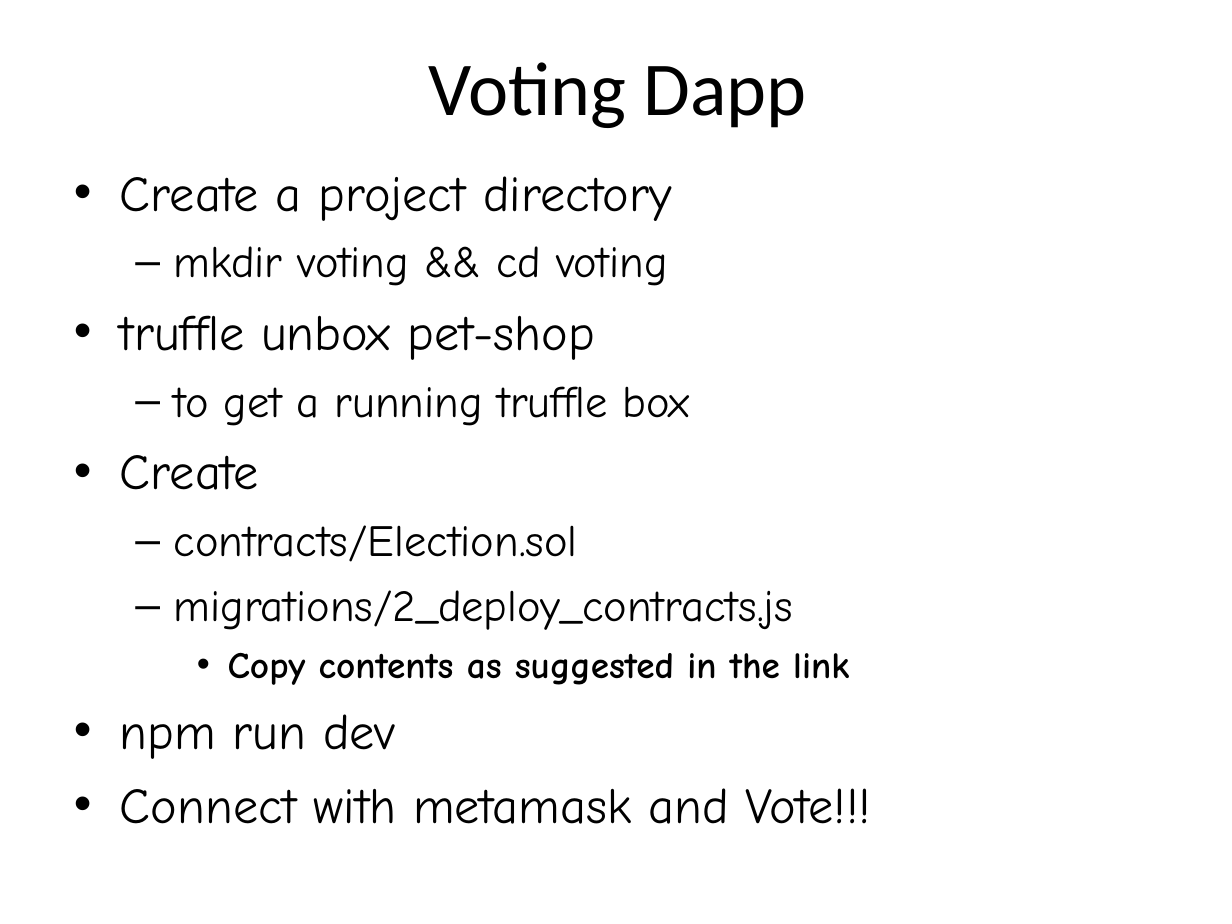
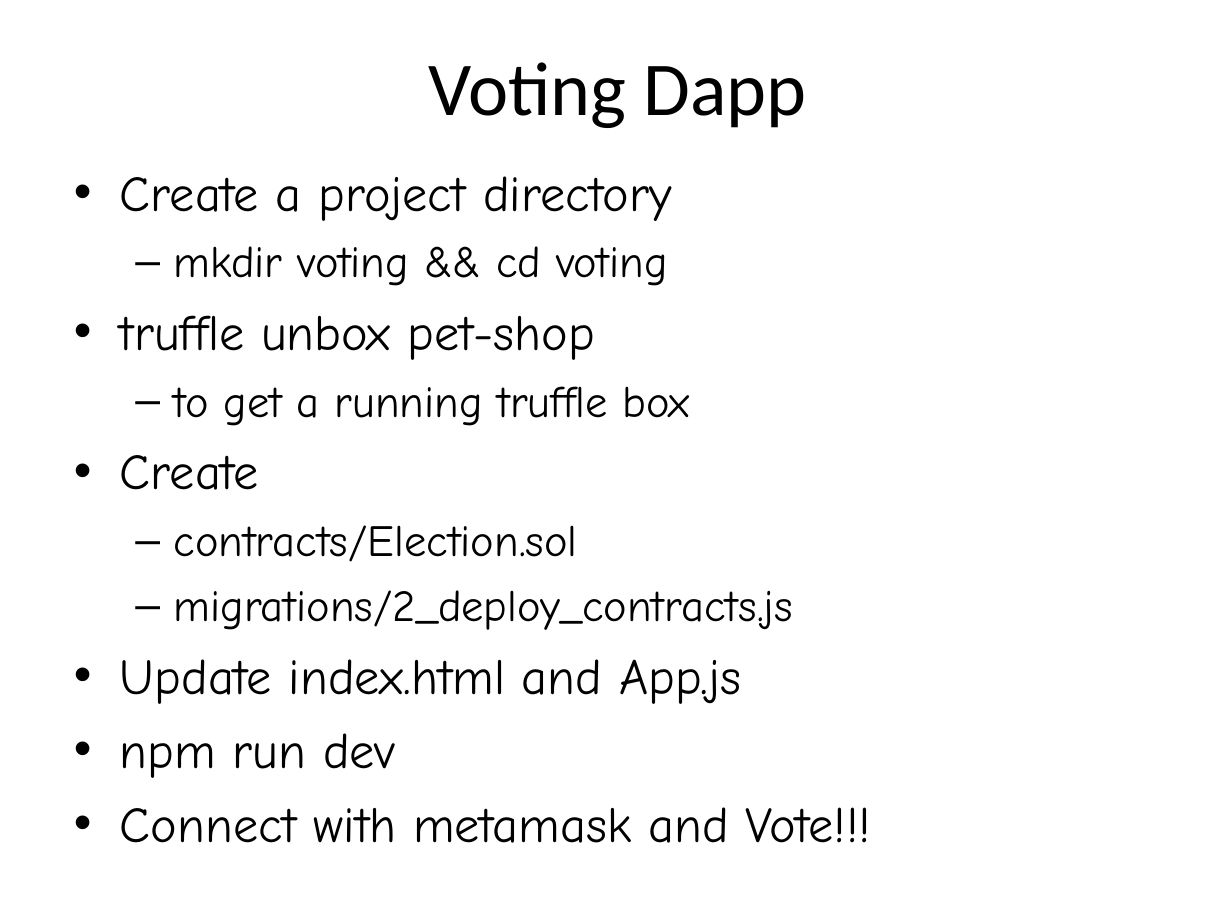
Before and after one commit to harshkasyap/VotingApp, a slide deck: slide 21 of Ethereum.ppt. Drawn at 1232x924 pixels with LibreOffice and Linux fonts; fonts in the diff are those of the drawing. Boxes give left, top, right and bottom in pixels: in the first picture for what was removed or moved away, otherwise in the second. Text is boxed around its words. In the diff, an @@ line names an element or a change of style, - is before the commit and + after.

Commit message:
VotingApp

```diff
--- a/Ethereum.ppt
+++ b/Ethereum.ppt
@@ text at (120,659,741,704): text changed; size 24.1 to 32.4 pt; bold off @@
-    • Copy contents as suggested in the link
+• Update index.html and App.js
```
